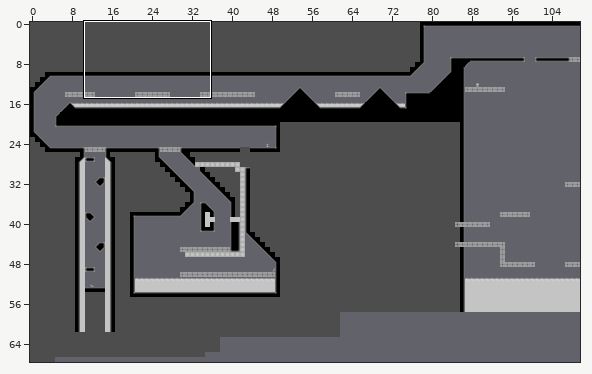
Tiled map (JSON): deploy/assets/maps/demo_level_6.json. The picture above shows the old version from afar; the outline marks the close-up.
Close-up. First the earlier version:
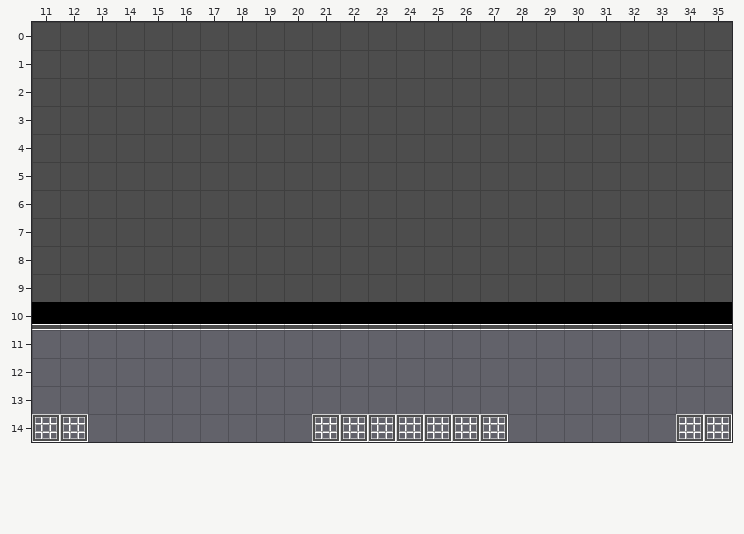
Cells are 32x32 px. Shown: x 11..35, y 0..14. The commit also changed other parts of the map, which this record leaves out.
The result:
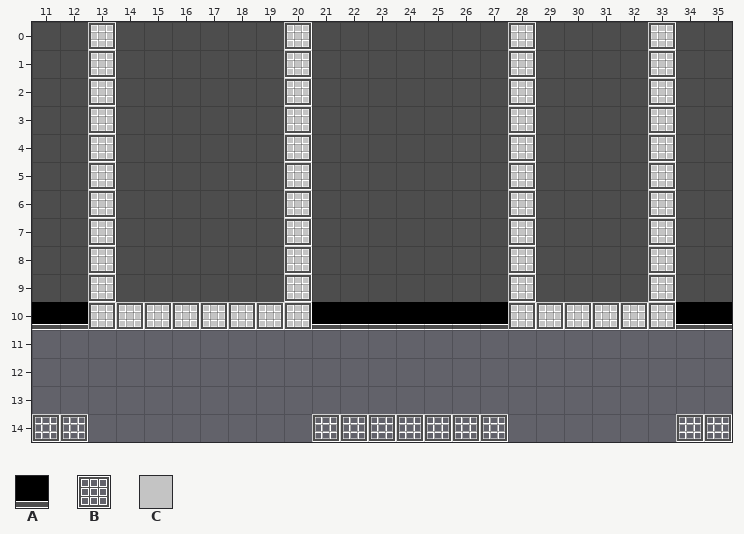
Key: from "Tiles": A 21, B 31, C 60.
_ is an empty cell.
Tiles replaced or removed in this view: A.
Changes in this commit:
Changed rows in their new state; . is an unchanged cell.
Layer "lethal":
first column x 13:
 0 C......C.......C....C
 1 C......C.......C....C
 2 C......C.......C....C
 3 C......C.......C....C
 4 C......C.......C....C
 5 C......C.......C....C
 6 C......C.......C....C
 7 C......C.......C....C
 8 C......C.......C....C
 9 C......C.......C....C
10 CCCCCCCC.......CCCCCC
Layer "bars":
first column x 13:
 0 B......B.......B....B
 1 B......B.......B....B
 2 B......B.......B....B
 3 B......B.......B....B
 4 B......B.......B....B
 5 B......B.......B....B
 6 B......B.......B....B
 7 B......B.......B....B
 8 B......B.......B....B
 9 B......B.......B....B
10 BBBBBBBB.......BBBBBB
Layer "world":
first column x 13:
10 ________.......______
Pixel boxes of the changes (left, top, right, bottom) in both close-ups:
changed: (88, 22, 312, 329)
changed: (508, 22, 676, 329)
